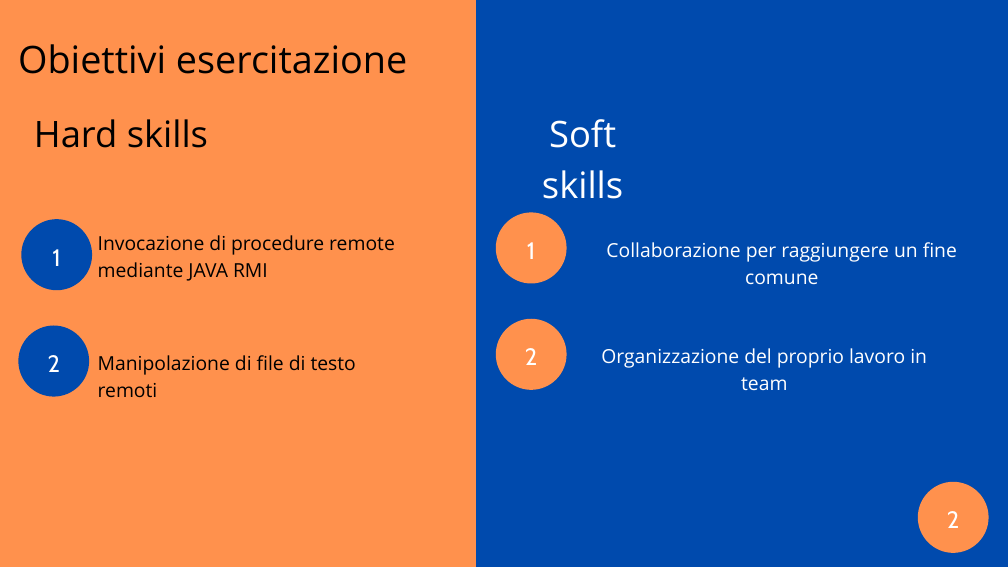
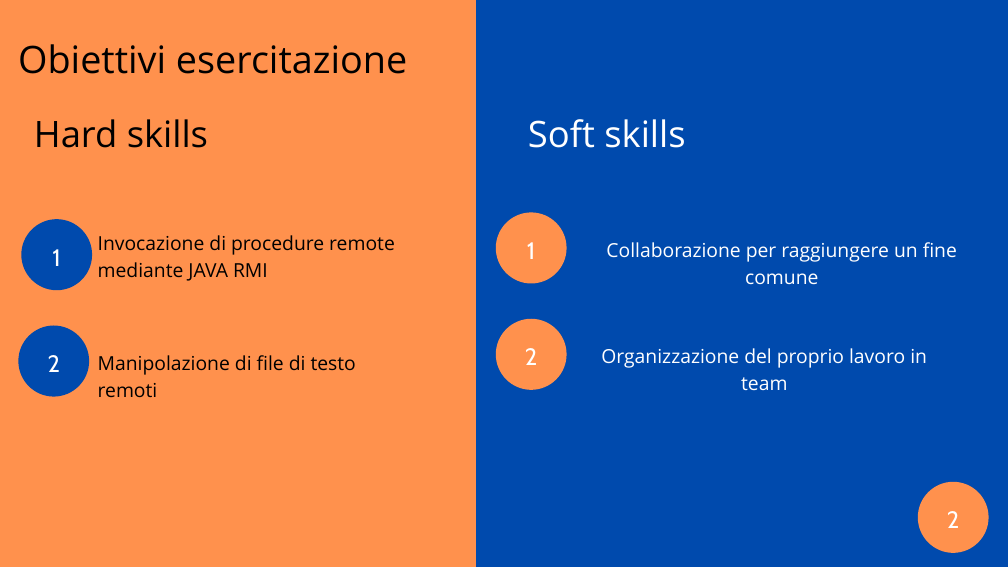
Before and after one commit to ilcors-dev/gruppo-reti, a slide deck: slide 2 of esercitazione_6/documents/Esercitazione 6.pptx. Drawn at 1008x567 pixels with LibreOffice and Linux fonts; fonts in the diff are those of the drawing. Boxes give left, top, right and bottom in pixels: in the first picture for what was removed or moved away, otherwise in the second. Text is boxed around its words. In the diff, an @@ line names an element or a change of style, - is before the commit and + after.

```diff
--- a/esercitazione_6/documents/Esercitazione 6.pptx
+++ b/esercitazione_6/documents/Esercitazione 6.pptx
@@ text "Soft skills" rewrapped from [542,119,623,199] to [528,119,685,148] @@
```
Also in this commit, not shown: 2 other slides changed.
